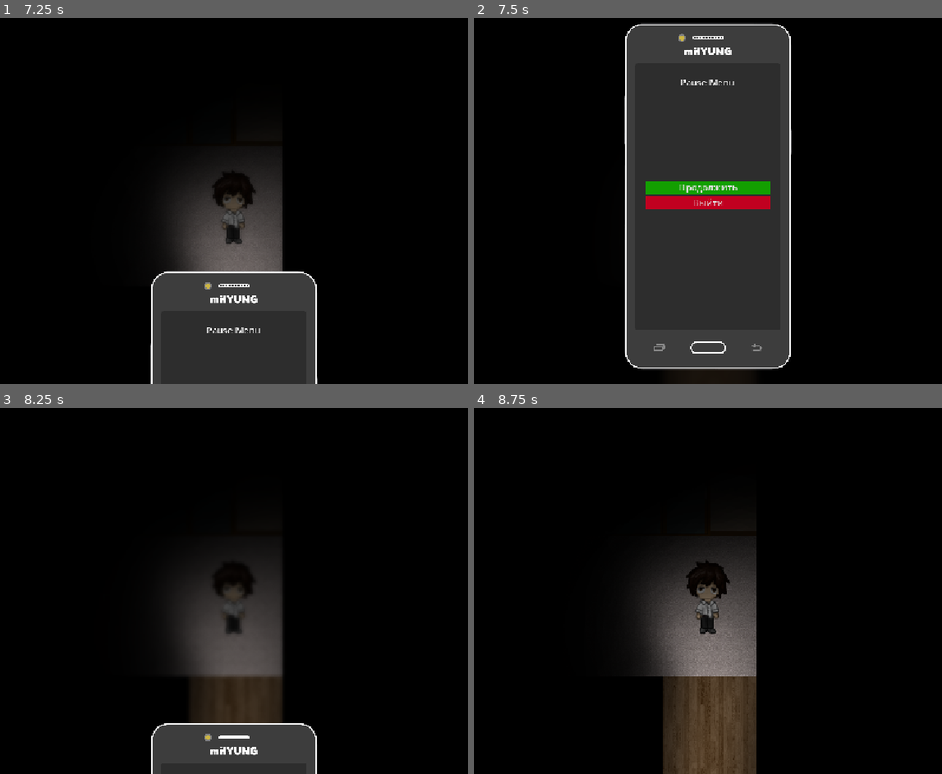
Above: before the commit, frames 1-4 (two rows, left to right).
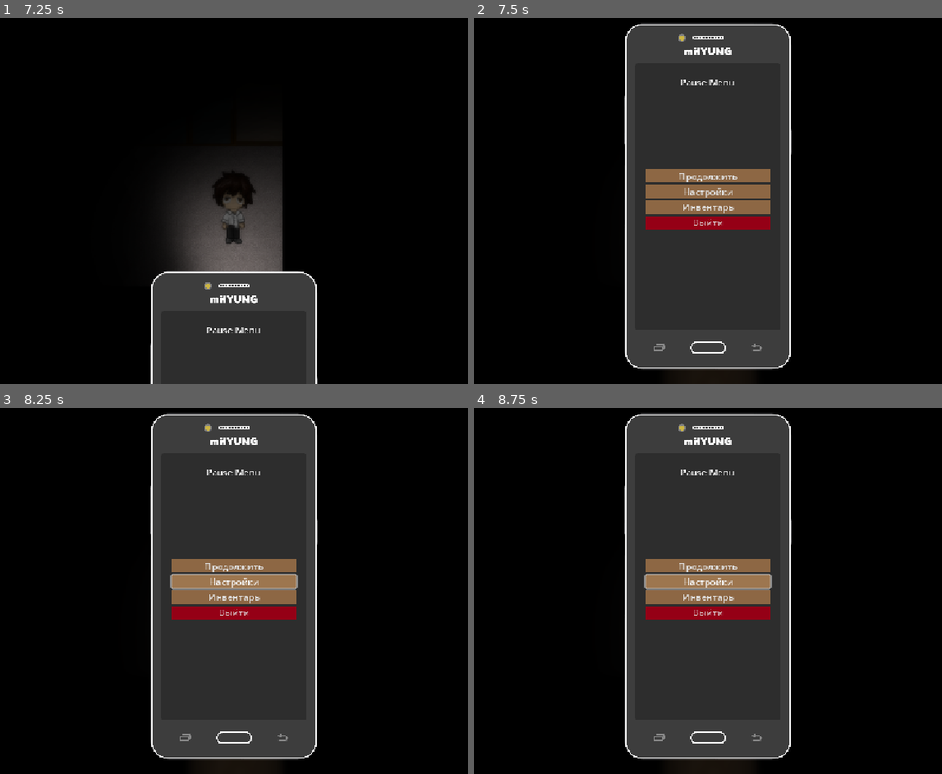
Above: after the commit, the same moments.

Repository: JohnMandzela/PROJECT_MITA
Game: Godot game, scene res://scenes/main_menu.tscn
The game is run twice, just before and just after one commit, with the same random seed, the same clock (stepped at 60 frames per second) and the same inputs.
Inputs (mouse positions are in pixels of both pictures, inside the frame that each line leads up to):
- Up to frame 1 (7.25 s): click "Настройки" at 0.5 s; click "Полноэкранный режим" at 1.25 s; click "Назад" at 2 s; click "Новая игра" at 2.75 s; tap Enter (ui_accept) at 3.5, 3.77, 4.25, 4.52, 5, 5.75, 6.02, 6.5, 6.77 s; tap E (interact) every 0.75 s from 3.6 to 6.6 s; tap Escape (ui_cancel) at 7.15 s
- Up to frame 2 (7.5 s): tap E (interact) at 7.35 s
- Up to frame 3 (8.25 s): tap Enter (ui_accept) at 7.52 s; click (234, 580) at 8 s, where only the run after the commit has a clickable "Настройки"
- Up to frame 4 (8.75 s): no input

Frame 1 is identical in both runs. In frame 2, 4.2% of the frame differs, in the area x 36-64%, y 41-58%; in frame 3, 28%; in frame 4, 31%, in the area x 32-68%, y 1-100%.

Commit message:
Добавить настройки+инвентарь в паузу

Diff:
--- a/scenes/system/pause_menu_animation.tscn
+++ b/scenes/system/pause_menu_animation.tscn
@@ -59,16 +59,16 @@
 }
 
 [sub_resource type="StyleBoxFlat" id="StyleBoxFlat_nwcfo"]
-bg_color = Color(0.07450981, 0.62352943, 0, 1)
+bg_color = Color(0.55092597, 0.40609777, 0.2676155, 1)
 
 [sub_resource type="StyleBoxFlat" id="StyleBoxFlat_05uyy"]
-bg_color = Color(0.18431373, 0.8235294, 0, 1)
+bg_color = Color(0.39875236, 0.28974146, 0.18017918, 1)
 
 [sub_resource type="StyleBoxFlat" id="StyleBoxFlat_p81d2"]
-bg_color = Color(0, 0.79607844, 0, 1)
+bg_color = Color(0.61693394, 0.4633661, 0.31037748, 1)
 
 [sub_resource type="StyleBoxFlat" id="StyleBoxFlat_2nc7s"]
-bg_color = Color(0.75686276, 0, 0.1254902, 1)
+bg_color = Color(0.58303016, 0, 0.0868346, 1)
 
 [sub_resource type="StyleBoxFlat" id="StyleBoxFlat_d3xb4"]
 bg_color = Color(0.58431375, 0.15294118, 0, 1)
@@ -301,6 +301,22 @@
 theme_override_styles/hover = SubResource("StyleBoxFlat_p81d2")
 text = "Продолжить"
 
+[node name="Options" type="Button" parent="Panel/VBoxContainer"]
+process_mode = 3
+layout_mode = 2
+theme_override_styles/normal = SubResource("StyleBoxFlat_nwcfo")
+theme_override_styles/pressed = SubResource("StyleBoxFlat_05uyy")
+theme_override_styles/hover = SubResource("StyleBoxFlat_p81d2")
+text = "Настройки"
+
+[node name="Inventory" type="Button" parent="Panel/VBoxContainer"]
+process_mode = 3
+layout_mode = 2
+theme_override_styles/normal = SubResource("StyleBoxFlat_nwcfo")
+theme_override_styles/pressed = SubResource("StyleBoxFlat_05uyy")
+theme_override_styles/hover = SubResource("StyleBoxFlat_p81d2")
+text = "Инвентарь"
+
 [node name="Exit_to_Main_Menu" type="Button" parent="Panel/VBoxContainer"]
 process_mode = 3
 layout_mode = 2
